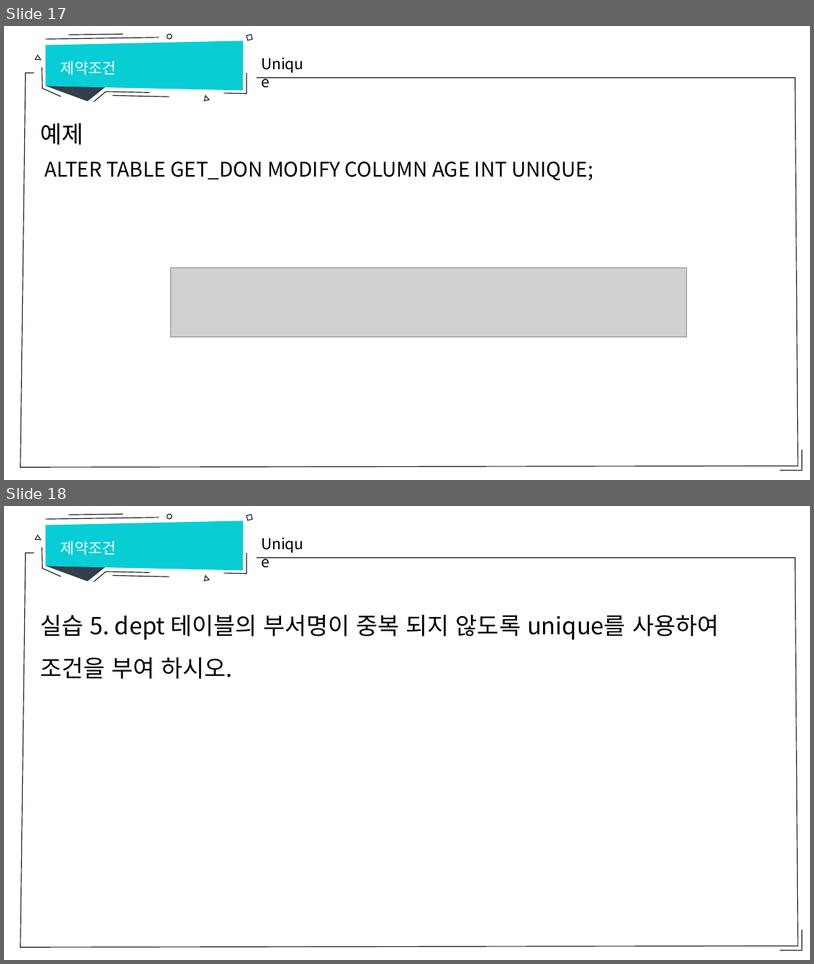
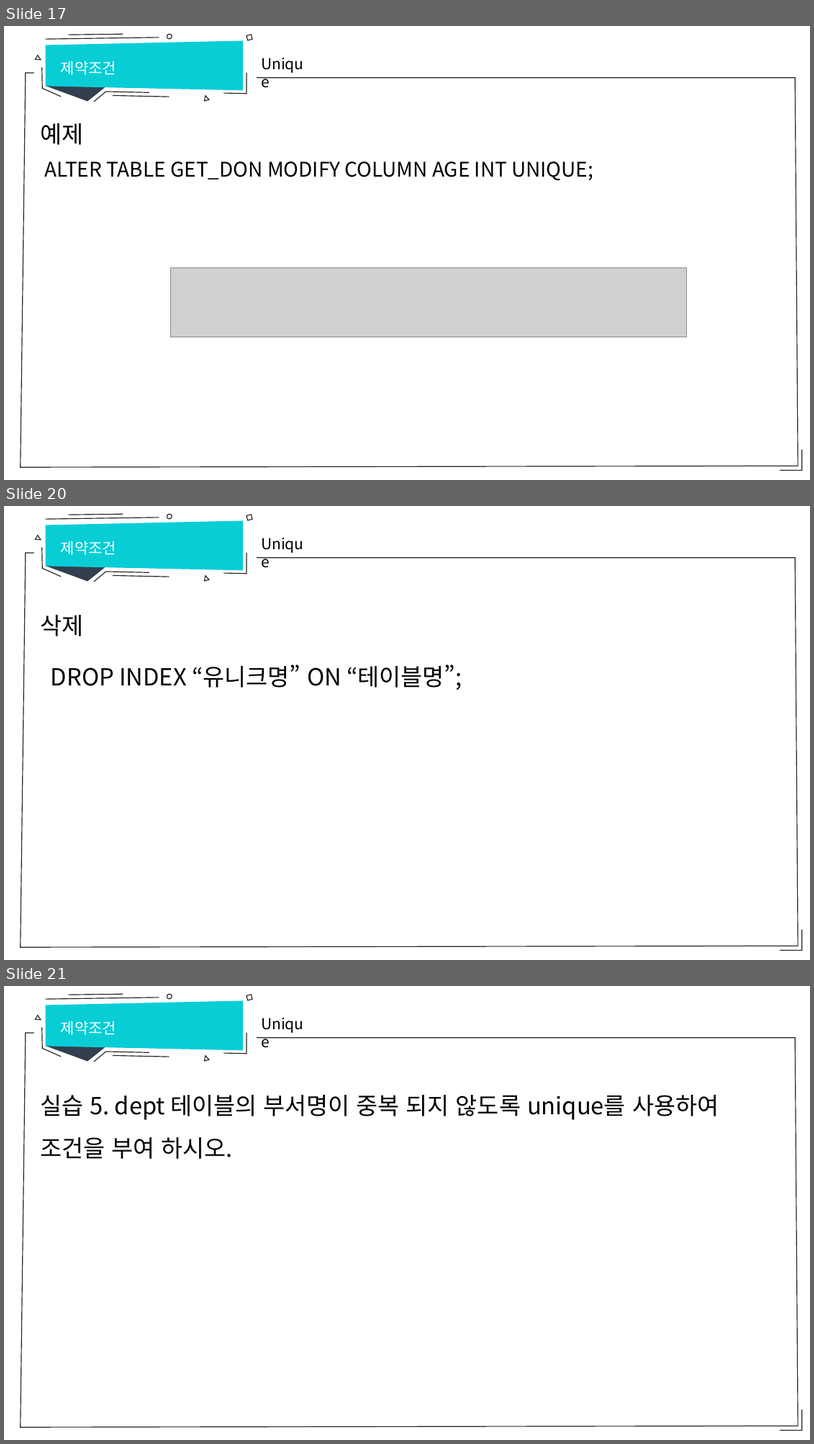
Before and after one commit to hitxid/openDatabase, a slide deck: database/제약조건.pptx. Shown one above the other, each under a label of ours: slides 17 and 18 before the commit, slides 17, 20 and 21 after it; the slides between them are not shown. The pictures are 814x964 and 814x1444 pixels, drawn with LibreOffice and Linux fonts; fonts in the diff are those of the drawing; grey boxes stand for pictures. Boxes give left, top, right and bottom in pixels: in the first picture for what was removed or moved away, otherwise in the second. Text is boxed around its words. In the diff, an @@ line names an element or a change of style, - is before the commit and + after.

Commit message:
제약조건 실습 내용 추가

```diff
--- a/database/제약조건.pptx
+++ b/database/제약조건.pptx
@@ slide 20 added at <box>4,506,810,960</box>, background #FFFFFF; not listed: 14 template elements that a slide beside it also shows @@
@@ text added at <box>61,541,116,555</box>, 18 pt, text #FFFFFF @@
+제약조건
@@ text added at <box>255,531,316,556</box>, 18 pt, text #000000 @@
+Unique
@@ text added at <box>40,615,462,690</box>, 28 pt, text #000000 @@
+삭제
+DROP INDEX “유니크명” ON “테이블명”;
@@ what was slide 18 is now slide 21 @@
```
Also in this commit, not shown: 5 other slides added, 2 other files.
